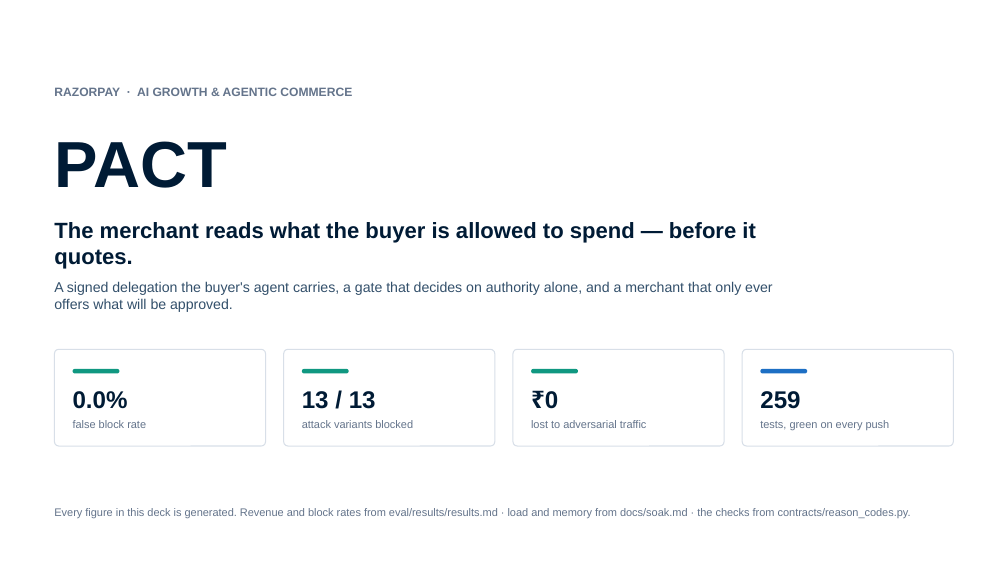
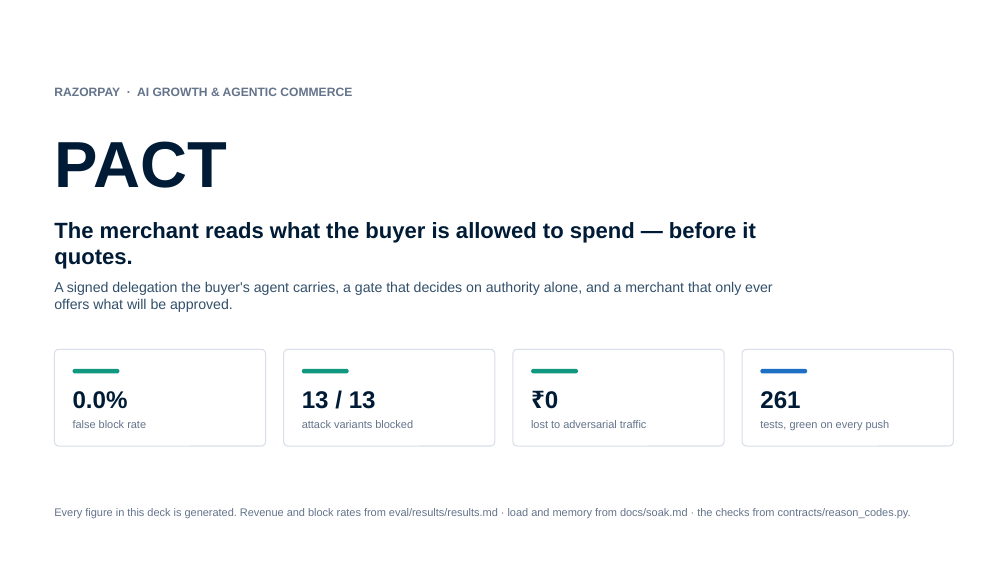
Before and after one commit to swetank18/PACT, a slide deck: slide 1 of docs/PACT-explainer.pptx. Drawn at 1008x567 pixels with LibreOffice and Linux fonts; fonts in the diff are those of the drawing. Boxes give left, top, right and bottom in pixels: in the first picture for what was removed or moved away, otherwise in the second. Text is boxed around its words. In the diff, an @@ line names an element or a change of style, - is before the commit and + after.

```diff
--- a/docs/PACT-explainer.pptx
+++ b/docs/PACT-explainer.pptx
@@ text at (760, 391, 800, 409): text changed @@
-259
+261
```
Also in this commit, not shown: 1 other slide changed, 9 other files.
